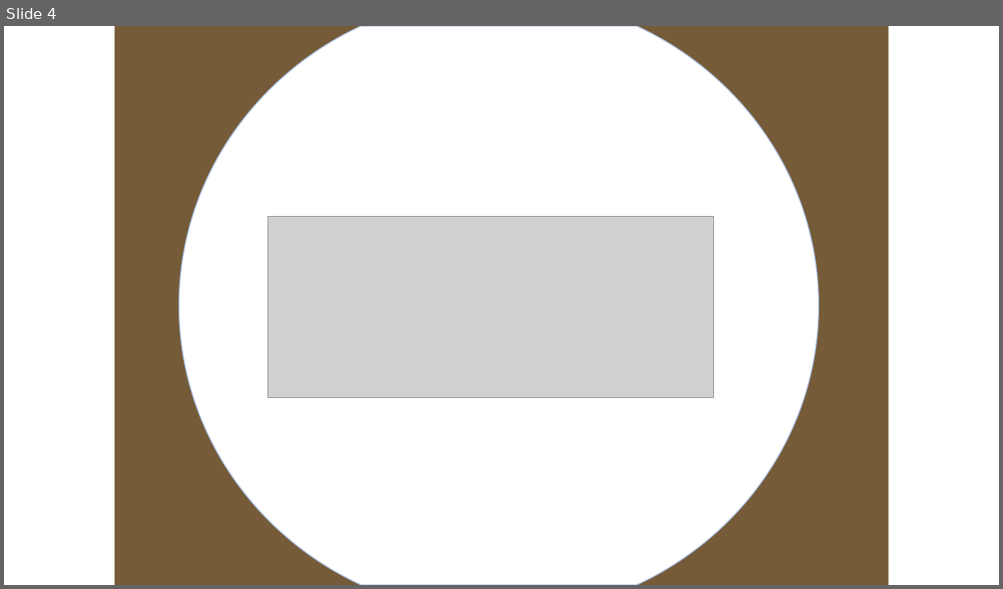
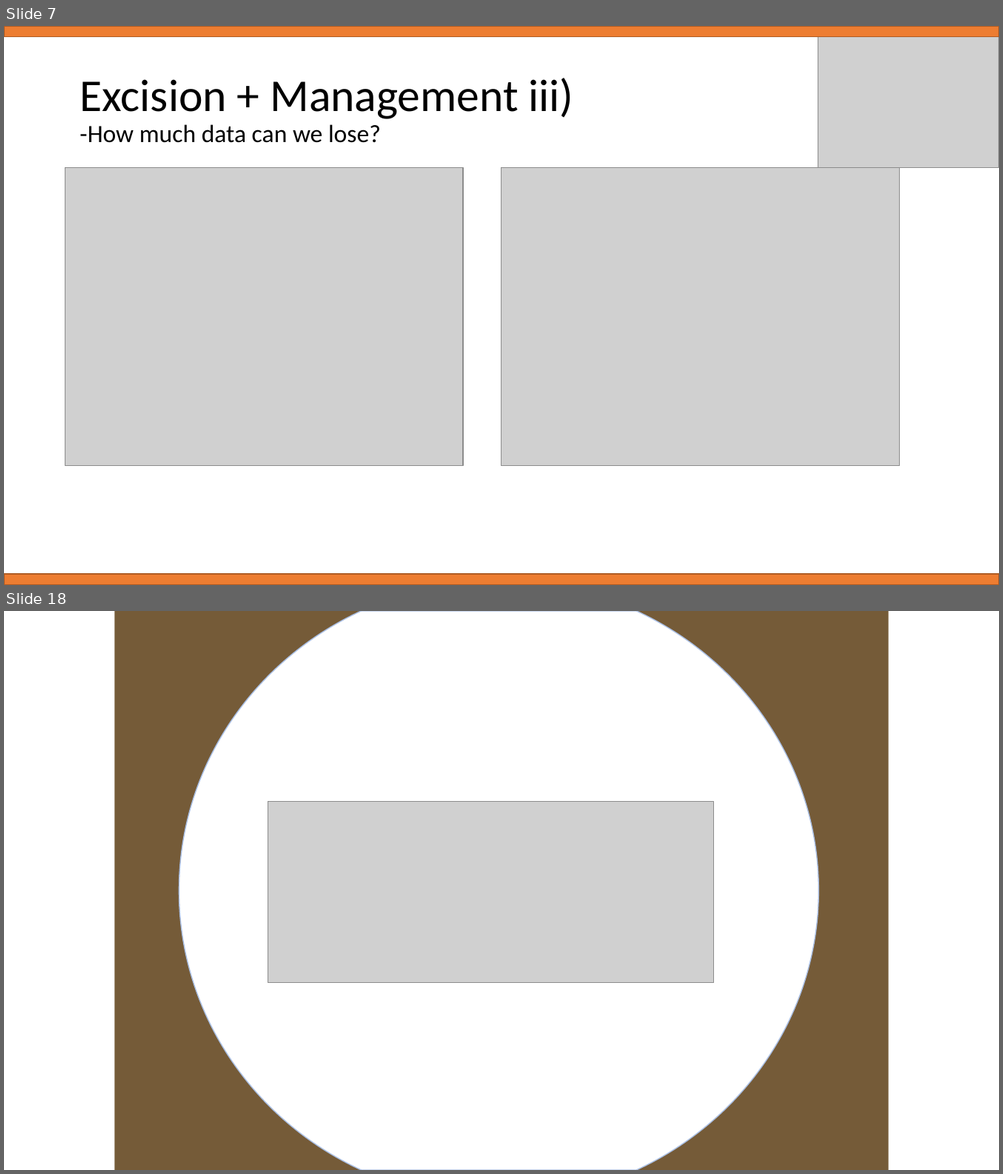
Before and after one commit to samleeney/Talks, a slide deck: RFI Management in the REACH Pipeline - REACH Conference 04-22.pptx. Shown one above the other, each under a label of ours: slide 4 before the commit, slides 7 and 18 after it; the slides between them are not shown. The pictures are 1003x589 and 1003x1174 pixels, drawn with LibreOffice and Linux fonts; fonts in the diff are those of the drawing; grey boxes stand for pictures; background and template pictures are left out. Boxes give left, top, right and bottom in pixels: in the first picture for what was removed or moved away, otherwise in the second. Text is boxed around its words. In the diff, an @@ line names an element or a change of style, - is before the commit and + after.

```diff
--- a/RFI Management in the REACH Pipeline - REACH Conference 04-22.pptx
+++ b/RFI Management in the REACH Pipeline - REACH Conference 04-22.pptx
@@ slide 7 added at [4,26,999,585], background #FFFFFF @@
@@ rectangle added at [4,26,999,37], fill #ED7D31, outline #AF5C24 1 pt @@
@@ picture added at [818,26,999,168] @@
@@ title added at [79,78,574,143], 44 pt, text #000000 @@
+Excision + Management iii)
+-How much data can we lose?
@@ picture added at [65,168,463,466] @@
@@ picture added at [502,168,900,466] @@
@@ rectangle added at [4,574,999,585], fill #ED7D31, outline #AF5C24 1 pt @@
@@ what was slide 4 is now slide 18 @@
```
Also in this commit, not shown: 2 slides changed, 13 other slides added.
